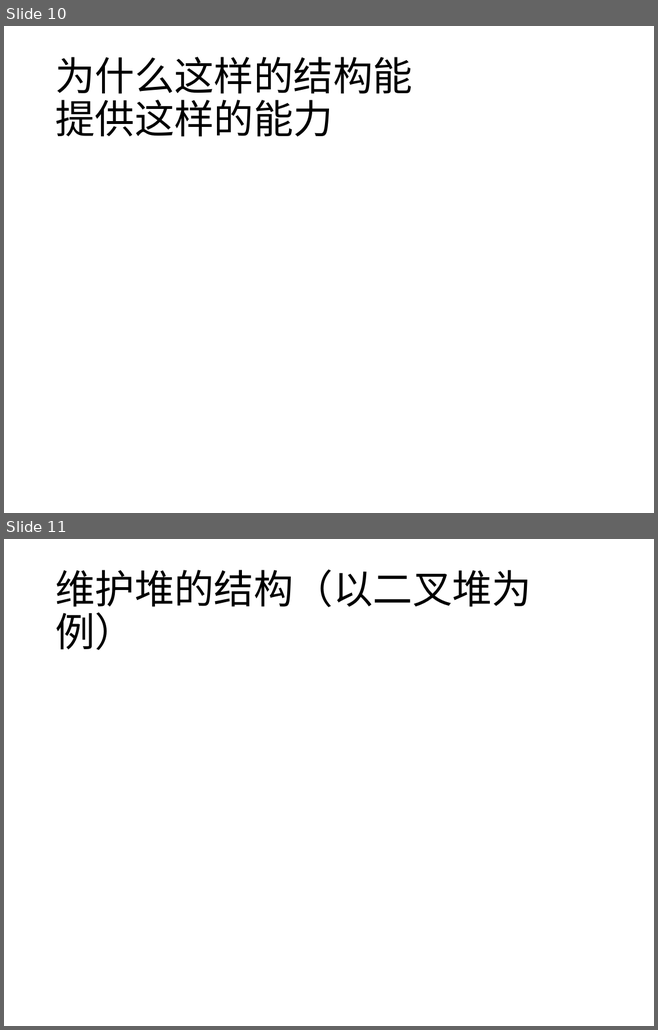
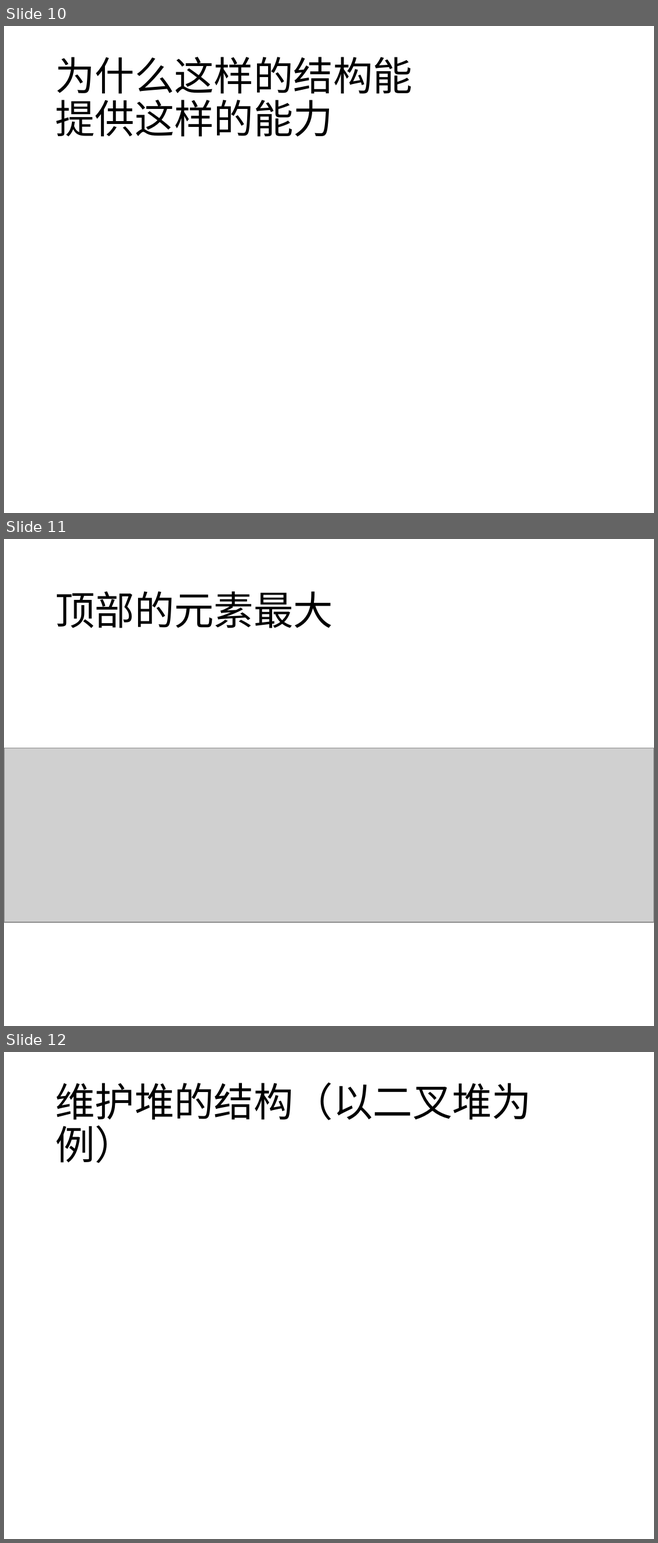
Before and after one commit to A0nameless0man/Pile, a slide deck: Algorithms/Data_Structure/HeapBasedPriorityQueue/Heap.pptx. Shown one above the other, each under a label of ours: slides 10 and 11 before the commit, slides 10, 11 and 12 after it. The pictures are 658x1030 and 658x1543 pixels, drawn with LibreOffice and Linux fonts; fonts in the diff are those of the drawing; grey boxes stand for pictures. Boxes give left, top, right and bottom in pixels: in the first picture for what was removed or moved away, otherwise in the second. Text is boxed around its words. In the diff, an @@ line names an element or a change of style, - is before the commit and + after.

```diff
--- a/Algorithms/Data_Structure/HeapBasedPriorityQueue/Heap.pptx
+++ b/Algorithms/Data_Structure/HeapBasedPriorityQueue/Heap.pptx
@@ slide 11 added at [4,539,654,1026], background #FFFFFF @@
@@ title added at [55,591,333,628], 44 pt, text #000000 @@
+顶部的元素最大
@@ picture added at [4,748,654,922] @@
@@ what was slide 11 is now slide 12 @@
```
Also in this commit, not shown: 1 slide changed, 2 other slides added, 1 slide removed.
